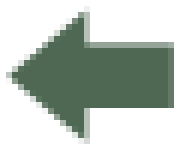
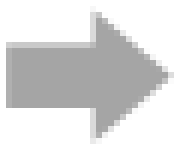
Revision of a layered 180×150 image; what changed, layer by layer:
hid "Venstre" over [6, 6, 174, 144]
showed "Højre Disabled" over [6, 6, 174, 144]
